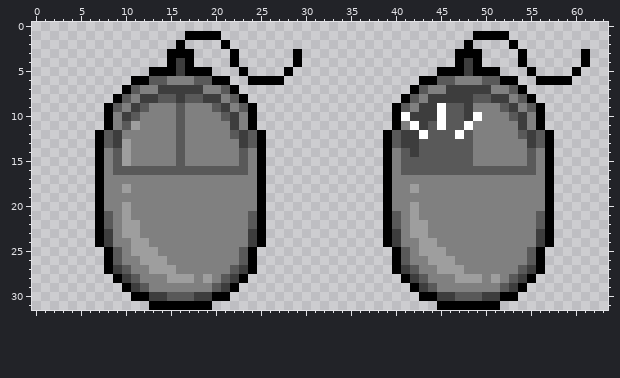
File history of a pixel-art sprite, img/humano/mouseClicou.png. This is how it looked before the edit.
The file is 64x32 pixels.
New version:
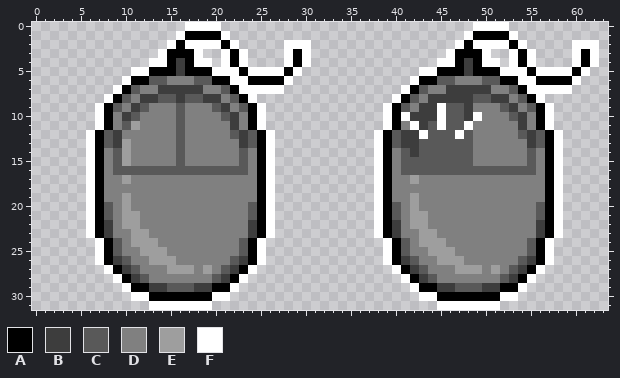
Palette (. is transparent): A #000000  B #3d3d3d  C #595959  D #808080  E #9e9e9e  F #ffffff
Diff:
y 0: x 17..20 .... -> FFFF; x 49..52 .... -> FFFF
y 1: x 16 . -> F; x 21 . -> F; x 48 . -> F; x 53 . -> F
y 2: x 15 . -> F; x 17..20 .... -> FFFF; x 22 . -> F; x 28..30 ... -> FFF; x 47 . -> F; x 49..52 .... -> FFFF; x 54 . -> F; x 60..62 ... -> FFF
y 3: x 14 . -> F; x 18 . -> F; x 21 . -> F; x 23 . -> F; x 28 . -> F; x 30 . -> F; x 46 . -> F; x 50 . -> F; x 53 . -> F; x 55 . -> F; x 60 . -> F; x 62 . -> F
y 4: x 13..14 .. -> FF; x 18..19 .. -> FF; x 21 . -> F; x 23 . -> F; x 28 . -> F; x 30 . -> F; x 45..46 .. -> FF; x 50..51 .. -> FF; x 53 . -> F; x 55 . -> F; x 60 . -> F; x 62 . -> F
y 5: x 11..12 .. -> FF; x 20..22 ... -> FFF; x 24..27 .... -> FFFF; x 29 . -> F; x 43..44 .. -> FF; x 52..54 ... -> FFF; x 56..59 .... -> FFFF; x 61 . -> F
y 6: x 10 . -> F; x 22..23 .. -> FF; x 28 . -> F; x 42 . -> F; x 54..55 .. -> FF; x 60 . -> F
y 7: x 9 . -> F; x 23..27 ..... -> FFFFF; x 41 . -> F; x 55..59 ..... -> FFFFF
y 8: x 8 . -> F; x 24 . -> F; x 40 . -> F; x 56 . -> F
y 9..11: x 7 . -> F; x 25 . -> F; x 39 . -> F; x 57 . -> F
y 12..16: x 6 . -> F; x 26 . -> F; x 38 . -> F; x 58 . -> F
y 17: x 6 . -> F; x 10 D -> E; x 26 . -> F; x 38 . -> F; x 42 D -> E; x 58 . -> F
y 18: x 6 . -> F; x 10 E -> D; x 26 . -> F; x 38 . -> F; x 42 E -> D; x 58 . -> F
y 19: x 6 . -> F; x 10 D -> E; x 26 . -> F; x 38 . -> F; x 42 D -> E; x 58 . -> F
y 20: x 6 . -> F; x 8 D -> C; x 24 D -> C; x 26 . -> F; x 38 . -> F; x 40 D -> C; x 56 D -> C; x 58 . -> F
y 21: x 6 . -> F; x 11 D -> E; x 26 . -> F; x 38 . -> F; x 43 D -> E; x 58 . -> F
y 22: x 6 . -> F; x 8 C -> B; x 24 C -> B; x 26 . -> F; x 38 . -> F; x 40 C -> B; x 56 C -> B; x 58 . -> F
y 23: x 6 . -> F; x 10 E -> D; x 12 D -> E; x 26 . -> F; x 38 . -> F; x 42 E -> D; x 44 D -> E; x 58 . -> F
y 24: x 7..9 ABD -> FAC; x 13 D -> E; x 23..25 DBA -> CAF; x 39..41 ABD -> FAC; x 45 D -> E; x 55..57 DBA -> CAF
y 25: x 7 . -> F; x 11 E -> D; x 14 D -> E; x 25 . -> F; x 39 . -> F; x 43 E -> D; x 46 D -> E; x 57 . -> F
y 26: x 7 . -> F; x 9..10 CD -> BC; x 12 E -> D; x 15 D -> E; x 22..23 DC -> CB; x 25 . -> F; x 39 . -> F; x 41..42 CD -> BC; x 44 E -> D; x 47 D -> E; x 54..55 DC -> CB; x 57 . -> F
y 27: x 8..11 ABCD -> FABC; x 13..14 EE -> DD; x 16..17 DD -> EE; x 19 D -> E; x 21..24 DCBA -> CBAF; x 40..43 ABCD -> FABC; x 45..46 EE -> DD; x 48..49 DD -> EE; x 51 D -> E; x 53..56 DCBA -> CBAF
y 28: x 9..12 ABCD -> FABC; x 15..17 EEE -> DDD; x 19..23 EDCBA -> DCBAF; x 41..44 ABCD -> FABC; x 47..49 EEE -> DDD; x 51..55 EDCBA -> DCBAF
y 29: x 10..22 ABCDDDDDDDCBA -> FAABBCCCBBAAF; x 42..54 ABCDDDDDDDCBA -> FAABBCCCBBAAF
y 30: x 11..21 AABBCCCBBAA -> FFAAAAAAAFF; x 43..53 AABBCCCBBAA -> FFAAAAAAAFF
y 31: x 13..19 AAAAAAA -> FFFFFFF; x 45..51 AAAAAAA -> FFFFFFF
Boxes around the changes in both pictures, in picture pixels (x1, y1, x2, y2):
changed: (86, 22, 311, 310)
changed: (374, 22, 599, 310)
